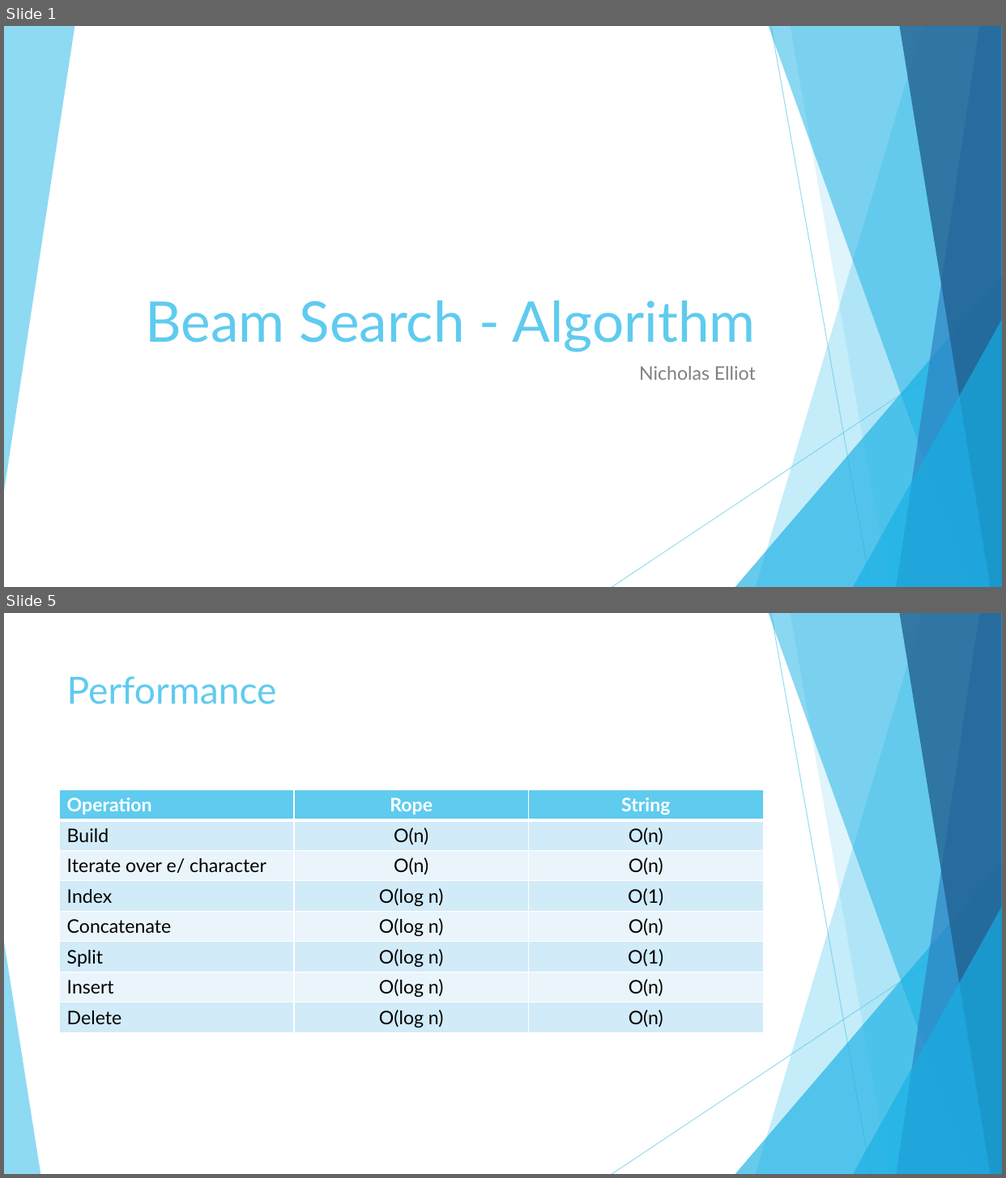
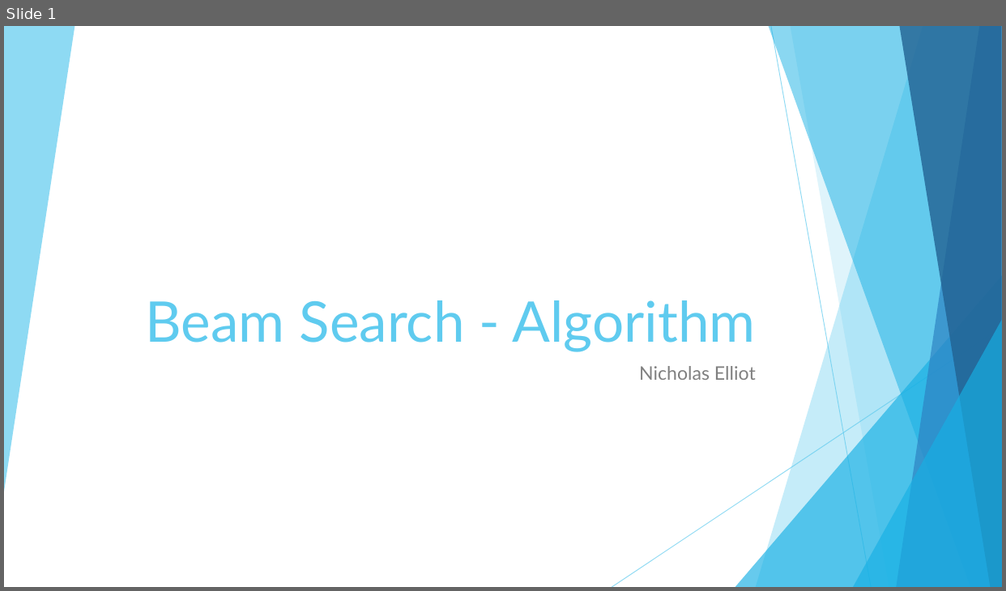
Before and after one commit to nbelliot/comp401, a slide deck: presentation2/Presentation.pptx. Shown one above the other, each under a label of ours: slides 1 and 5 before the commit, slide 1 after it; the slides between them are not shown. The pictures are 1006x1178 and 1006x591 pixels, drawn with LibreOffice and Linux fonts; fonts in the diff are those of the drawing. Boxes give left, top, right and bottom in pixels: in the first picture for what was removed or moved away, otherwise in the second. Text is boxed around its words. In the diff, an @@ line names an element or a change of style, - is before the commit and + after.

```diff
--- a/presentation2/Presentation.pptx
+++ b/presentation2/Presentation.pptx
@@ slide 5 removed at (x1=4, y1=613, x2=1002, y2=1174), background #FFFFFF; not listed: 9 template elements that a slide beside it also shows @@
@@ title removed at (x1=67, y1=676, x2=277, y2=705) @@
-Performance
@@ table removed at (x1=59, y1=790, x2=762, y2=1033), 8 rows, 3 columns @@
-Operation | Rope | String
-Build | O(n) | O(n)
-Iterate over e/ character | O(n) | O(n)
-Index | O(log n) | O(1)
-Concatenate | O(log n) | O(n)
-Split | O(log n) | O(1)
-Insert | O(log n) | O(n)
-Delete | O(log n) | O(n)
@@ triangle removed at (x1=4, y1=942, x2=40, y2=1174) @@
```
Also in this commit, not shown: 3 slides changed, 2 slides added, 3 other files.
